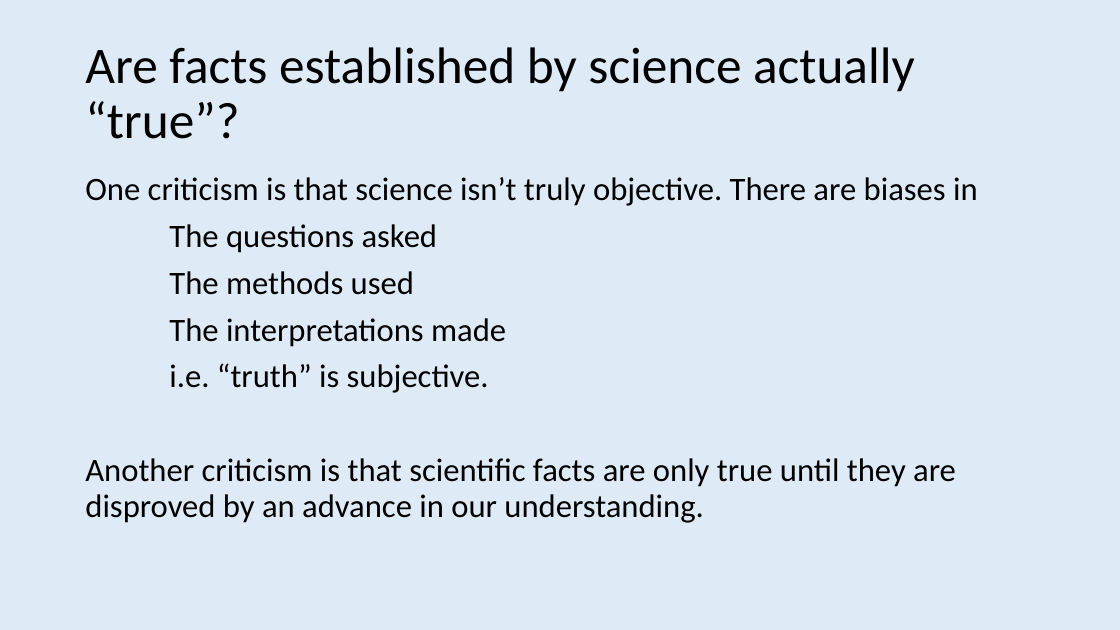
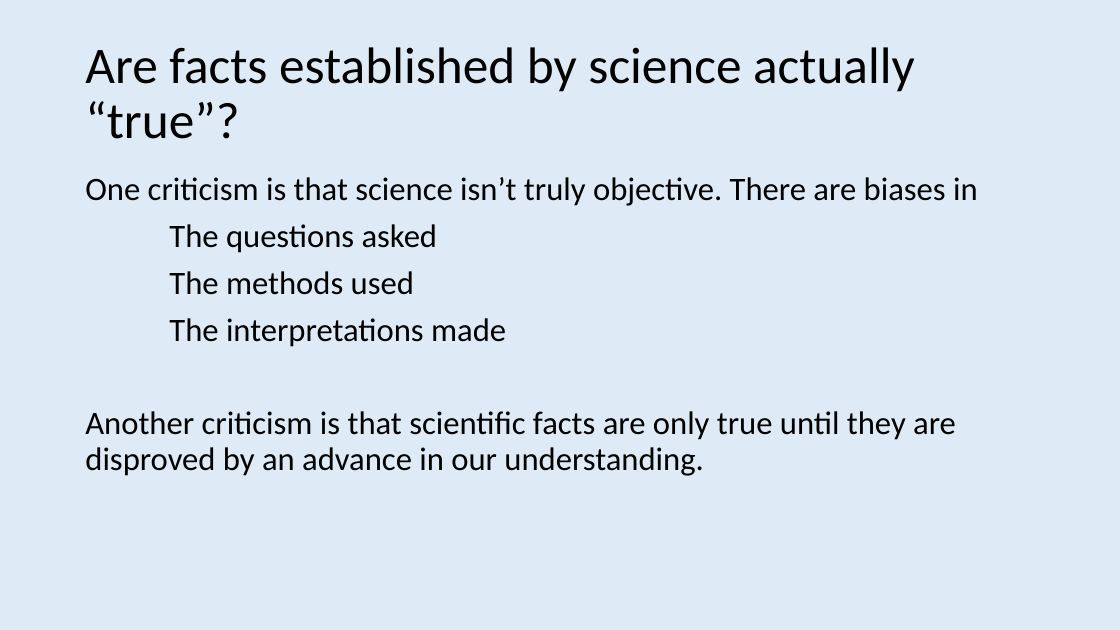
Before and after one commit to ajwills72/rmhealth-found, a slide deck: slide 22 of docs/science_truth_honesty.pptx. Drawn at 1120x630 pixels with LibreOffice and Linux fonts; fonts in the diff are those of the drawing. Boxes give left, top, right and bottom in pixels: in the first picture for what was removed or moved away, otherwise in the second. Text is boxed around its words. In the diff, an @@ line names an element or a change of style, - is before the commit and + after.

```diff
--- a/docs/science_truth_honesty.pptx
+++ b/docs/science_truth_honesty.pptx
@@ text at (169,363,489,393): paragraph removed @@
-i.e. “truth” is subjective.
```
Also in this commit, not shown: 8 other slides changed, 7 other files.
